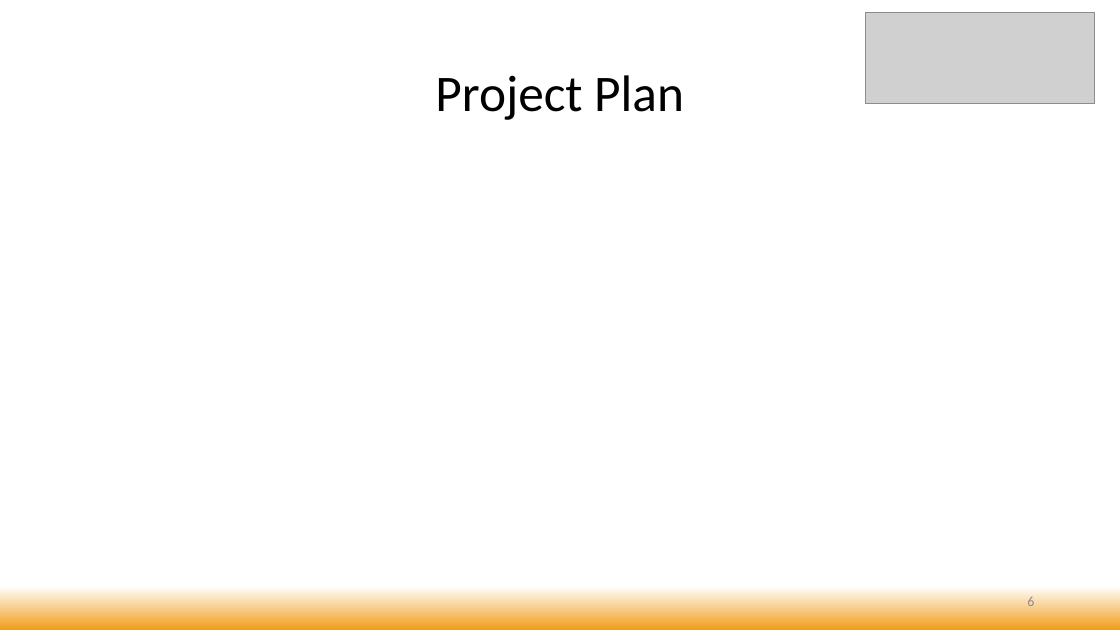
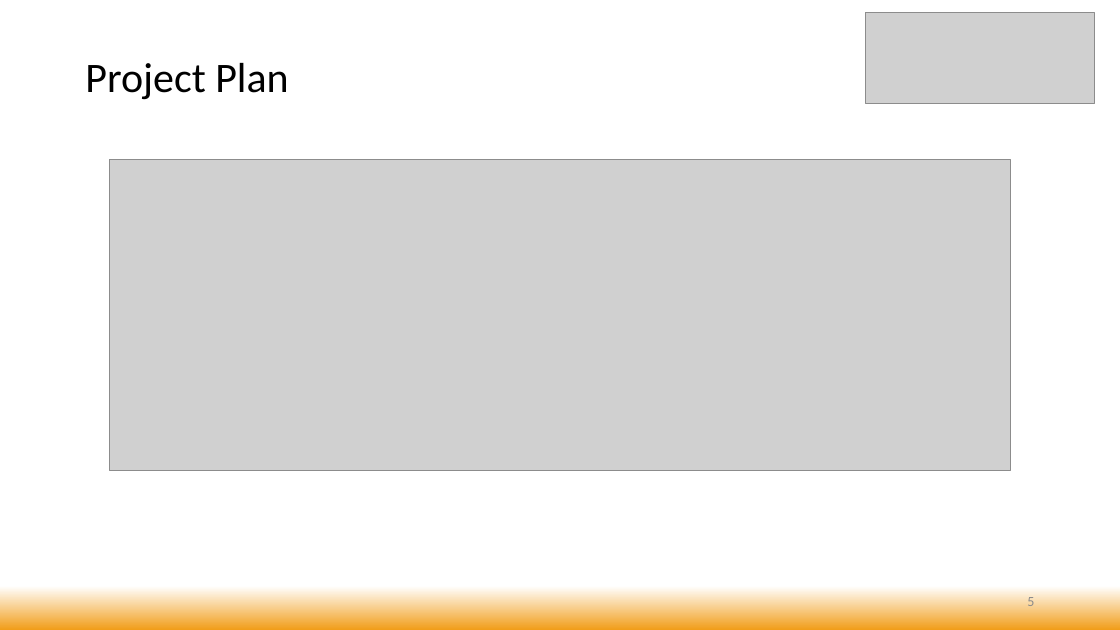
Before and after one commit to bhatvineeth/SchedulingSimulation, a slide deck: slide 5 of RTS_InitialProjectReport.pptx (slide 6 before the commit). Drawn at 1120x630 pixels with LibreOffice and Linux fonts; fonts in the diff are those of the drawing; grey boxes stand for pictures. Boxes give left, top, right and bottom in pixels: in the first picture for what was removed or moved away, otherwise in the second. Text is boxed around its words. In the diff, an @@ line names an element or a change of style, - is before the commit and + after.

Commit message:
Update RTS_InitialProjectReport.pptx
RTS Initial Project Report Update

```diff
--- a/RTS_InitialProjectReport.pptx
+++ b/RTS_InitialProjectReport.pptx
@@ title "Project Plan" at [85,63,288,100]: size 44 to 36 pt; alignment centre to left @@
@@ picture added at [110,160,1011,470] @@
```
Also in this commit, not shown: 3 other slides changed, 1 slide added, 2 slides removed.
